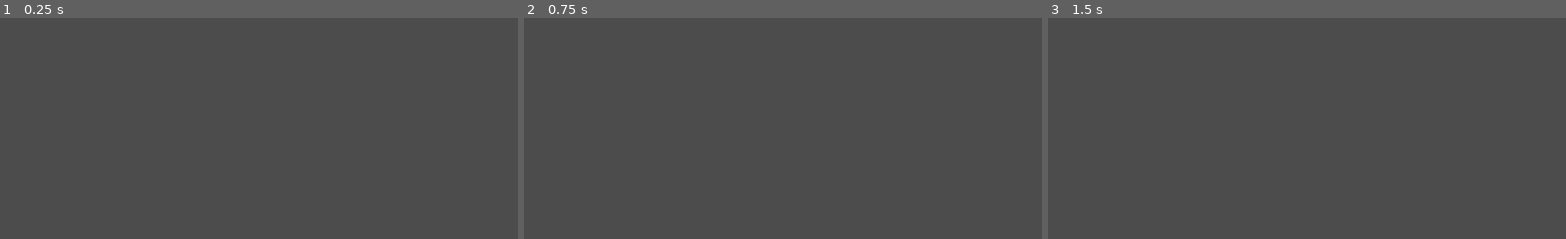
Above: before the commit, frames 1-3 (left to right).
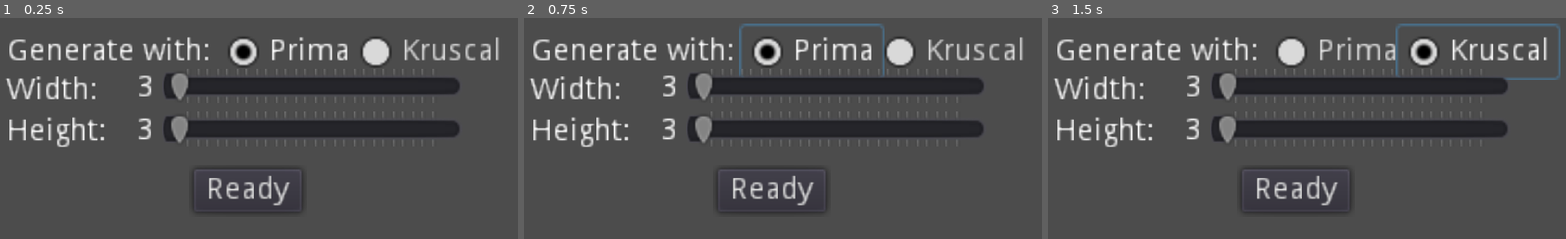
Above: after the commit, the same moments.

Repository: steelsoul/maze
Game: Godot game, scene res://Main.tscn
Same seed, same stepped clock (60 frames per second), same inputs: the game is played once before the commit and once after it. Before the commit the project starts from res://Maze.tscn.
Inputs (mouse positions are in pixels of both pictures, inside the frame that each line leads up to):
- Up to frame 1 (0.25 s): no input
- Up to frame 2 (0.75 s): click (814, 51) at 0.5 s, where only the run after the commit has a clickable "Prima"
- Up to frame 3 (1.5 s): click (1477, 51) at 1.25 s, where only the run after the commit has a clickable "Kruscal"

The runs differ from the first frame. In frame 1, 16% of the frame differs, in the area x 1-97%, y 8-89%; in frame 2, 16%; in frame 3, 16%, in the area x 1-99%, y 2-89%.

Commit message:
Add configuration menu

Diff:
--- /dev/null
+++ b/Configuration.gd
@@ -0,0 +1,15 @@
+extends Node2D
+
+signal configuration_done
+
+func _on_Button_pressed():
+	emit_signal("configuration_done")
+
+func get_dim():
+	var w = $LabelWidth/TextWithSlider.get_value()
+	var h = $LabelHeight/TextWithSlider.get_value()
+	return Vector2(w, h)
+
+func get_algorythm():
+	if $Label/CheckBoxKruscal.pressed: return "kruskal"
+	else: return "prima"
--- /dev/null
+++ b/Configuration.tscn
@@ -0,0 +1,72 @@
+[gd_scene load_steps=4 format=2]
+
+[ext_resource path="res://Configuration.gd" type="Script" id=1]
+[ext_resource path="res://button_group.tres" type="ButtonGroup" id=2]
+[ext_resource path="res://TextWithSlider.tscn" type="PackedScene" id=3]
+
+[node name="Configuration" type="Node2D"]
+script = ExtResource( 1 )
+__meta__ = {
+"_edit_group_": true,
+"_edit_lock_": true
+}
+
+[node name="Label" type="Label" parent="."]
+margin_right = 94.0
+margin_bottom = 14.0
+text = "Generate with:"
+
+[node name="CheckBoxPrima" type="CheckBox" parent="Label"]
+anchor_left = 1.0
+anchor_top = 0.5
+anchor_right = 1.0
+anchor_bottom = 0.5
+margin_left = 3.0
+margin_top = -12.0
+margin_bottom = 12.0
+pressed = true
+group = ExtResource( 2 )
+text = "Prima"
+
+[node name="CheckBoxKruscal" type="CheckBox" parent="Label"]
+anchor_left = 1.0
+anchor_top = 0.5
+anchor_right = 1.0
+anchor_bottom = 0.5
+margin_left = 64.0
+margin_top = -12.0
+margin_bottom = 12.0
+group = ExtResource( 2 )
+text = "Kruscal"
+
+[node name="LabelWidth" type="Label" parent="."]
+anchor_top = 0.5
+anchor_bottom = 0.5
+margin_top = 18.0
+margin_right = 42.0
+margin_bottom = 29.0
+text = "Width:"
+
+[node name="TextWithSlider" parent="LabelWidth" instance=ExtResource( 3 )]
+position = Vector2( 59.6849, -3.29243 )
+
+[node name="LabelHeight" type="Label" parent="."]
+anchor_top = 0.5
+anchor_bottom = 0.5
+margin_top = 36.6415
+margin_right = 46.0
+margin_bottom = 50.6415
+text = "Height:"
+
+[node name="TextWithSlider" parent="LabelHeight" instance=ExtResource( 3 )]
+position = Vector2( 59.5864, -2.47849 )
+
+[node name="Button" type="Button" parent="."]
+margin_left = 86.0366
+margin_top = 61.3011
+margin_right = 136.037
+margin_bottom = 81.3011
+text = "Ready"
+[connection signal="toggled" from="Label/CheckBoxPrima" to="." method="_on_CheckBoxPrima_toggled"]
+[connection signal="toggled" from="Label/CheckBoxKruscal" to="." method="_on_CheckBoxKruscal_toggled"]
+[connection signal="pressed" from="Button" to="." method="_on_Button_pressed"]
--- a/Goal.gd
+++ b/Goal.gd
@@ -2,7 +2,9 @@
 
 signal reach_goal
 
+func set_collision_enabled():
+	$Area2D/CollisionShape2D.disabled = false
+
 func _on_Area2D_body_entered(body):
 	print("Reach goal!")
 	emit_signal("reach_goal")
-	pass # Replace with function body.
--- a/Goal.tscn
+++ b/Goal.tscn
@@ -17,4 +17,5 @@
 
 [node name="CollisionShape2D" type="CollisionShape2D" parent="Area2D"]
 shape = SubResource( 1 )
+disabled = true
 [connection signal="body_entered" from="Area2D" to="." method="_on_Area2D_body_entered"]
--- /dev/null
+++ b/Main.gd
@@ -0,0 +1,21 @@
+extends Node2D
+
+export (PackedScene) var Maze
+
+func _on_Configuration_configuration_done():
+	$Configuration.visible = false
+	var maze = Maze.instance()
+	maze.set_dimension($Configuration.get_dim())
+	maze.set_algorythm($Configuration.get_algorythm())
+	add_child(maze)
+	maze.connect("on_game_finished", self, "on_finish")
+	maze.start_generation()
+
+func on_finish():
+	print("Finish")
+	var maze = get_node("Maze")
+	if maze != null:
+		maze.disconnect("on_game_finished", self, "on_finish")
+		maze.queue_free()
+		remove_child(maze)
+		$Configuration.visible = true
--- /dev/null
+++ b/Main.tscn
@@ -0,0 +1,14 @@
+[gd_scene load_steps=4 format=2]
+
+[ext_resource path="res://Main.gd" type="Script" id=1]
+[ext_resource path="res://Maze.tscn" type="PackedScene" id=2]
+[ext_resource path="res://Configuration.tscn" type="PackedScene" id=3]
+
+[node name="Main" type="Node2D"]
+script = ExtResource( 1 )
+Maze = ExtResource( 2 )
+
+[node name="Configuration" parent="." instance=ExtResource( 3 )]
+position = Vector2( 211.569, 191.607 )
+scale = Vector2( 3, 3 )
+[connection signal="configuration_done" from="Configuration" to="." method="_on_Configuration_configuration_done"]
--- a/Maze.gd
+++ b/Maze.gd
@@ -4,7 +4,10 @@
 export (PackedScene) var Ball
 
 enum Dir {Left, Right, Down, Up}
+enum Algorythm {Prima, Kruskal}
 var buffer = PoolStringArray()
+var g_dim = Vector2(0, 0)
+var g_alg = Algorythm.Prima
 var g_start = Vector2(0, 0)
 var g_finish = Vector2(0,0)
 var g_thread
@@ -12,18 +15,28 @@
 
 signal on_generation_done
 signal generation_progress
+signal on_game_finished
 
 func _ready():
+	pass
+
+func set_dimension(dim):
+	g_dim = dim
+
+func set_algorythm(alg):
+	if alg == "kruskal":
+		g_alg = Algorythm.Kruskal
+	else:
+		g_alg = Algorythm.Prima
+
+func start_generation():
 	randomize()
-#	var repo_info = read_file("maze1.txt")
-	var dim_x = 60
-	var dim_y = 15
-	g_finish = Vector2(dim_x - 1, dim_y - 1)
-#	var repo_info = generate_prima(Vector2(dim_x, dim_y))
 	g_thread = Thread.new()
-	g_thread.start(self, "generate_kruskal", Vector2(dim_x, dim_y))
-#	g_thread.start(self, "generate_prima", Vector2(dim_x, dim_y))
-	#var repo_info = generate_kruskal(Vector2(dim_x, dim_y))
+	var algorythm = "generate_prima"
+	if g_alg == Algorythm.Kruskal:
+		algorythm = "generate_kruskal"
+	g_finish = Vector2(g_dim.x - 1, g_dim.y - 1)
+	g_thread.start(self, algorythm, Vector2(g_dim.x, g_dim.y))
 
 func _exit_tree():
 	g_thread.wait_to_finish()
@@ -36,6 +49,7 @@
 
 func _on_Goal_reach_goal():
 	print("Hey, you have won! Congrats!!!")
+	emit_signal("on_game_finished")
 
 func _on_Maze_on_generation_done():
 	$Progress.visible = false
@@ -274,6 +288,7 @@
 
 func put_goal(xf, yf):
 	$Goal.visible = true
+	$Goal.set_collision_enabled()
 	var cellsize = Cell.instance().get_size()
 	var cellsize_2 = cellsize / 2
 	$Goal.position = Vector2(xf * cellsize + cellsize_2, yf * cellsize + cellsize_2)
--- /dev/null
+++ b/TextWithSlider.gd
@@ -0,0 +1,10 @@
+extends Node2D
+
+func _ready():
+	$HBoxContainer/Label.text = $HBoxContainer/HSlider.value as String
+
+func _on_HSlider_value_changed(value):
+	$HBoxContainer/Label.text = value as String
+
+func get_value():
+	return $HBoxContainer/HSlider.value
--- /dev/null
+++ b/TextWithSlider.tscn
@@ -0,0 +1,31 @@
+[gd_scene load_steps=2 format=2]
+
+[ext_resource path="res://TextWithSlider.gd" type="Script" id=1]
+
+[node name="TextWithSlider" type="Node2D"]
+script = ExtResource( 1 )
+
+[node name="HBoxContainer" type="HBoxContainer" parent="."]
+margin_right = 150.0
+margin_bottom = 16.0
+
+[node name="Label" type="Label" parent="HBoxContainer"]
+margin_top = 2.0
+margin_right = 16.0
+margin_bottom = 16.0
+size_flags_horizontal = 9
+size_flags_vertical = 14
+text = "35"
+
+[node name="HSlider" type="HSlider" parent="HBoxContainer"]
+margin_left = 20.0
+margin_right = 150.0
+margin_bottom = 16.0
+size_flags_horizontal = 3
+min_value = 3.0
+max_value = 30.0
+value = 3.0
+tick_count = 28
+[connection signal="gui_input" from="HBoxContainer" to="." method="_on_HBoxContainer_gui_input"]
+[connection signal="resized" from="HBoxContainer/HSlider" to="." method="_on_HSlider_resized"]
+[connection signal="value_changed" from="HBoxContainer/HSlider" to="." method="_on_HSlider_value_changed"]
--- /dev/null
+++ b/button_group.tres
@@ -0,0 +1,4 @@
+[gd_resource type="ButtonGroup" format=2]
+
+[resource]
+resource_name = "res1"
--- a/project.godot
+++ b/project.godot
@@ -16,7 +16,7 @@
 [application]
 
 config/name="maze"
-run/main_scene="res://Maze.tscn"
+run/main_scene="res://Main.tscn"
 config/icon="res://icon.png"
 
 [display]
Not shown, changed: export_presets.cfg
